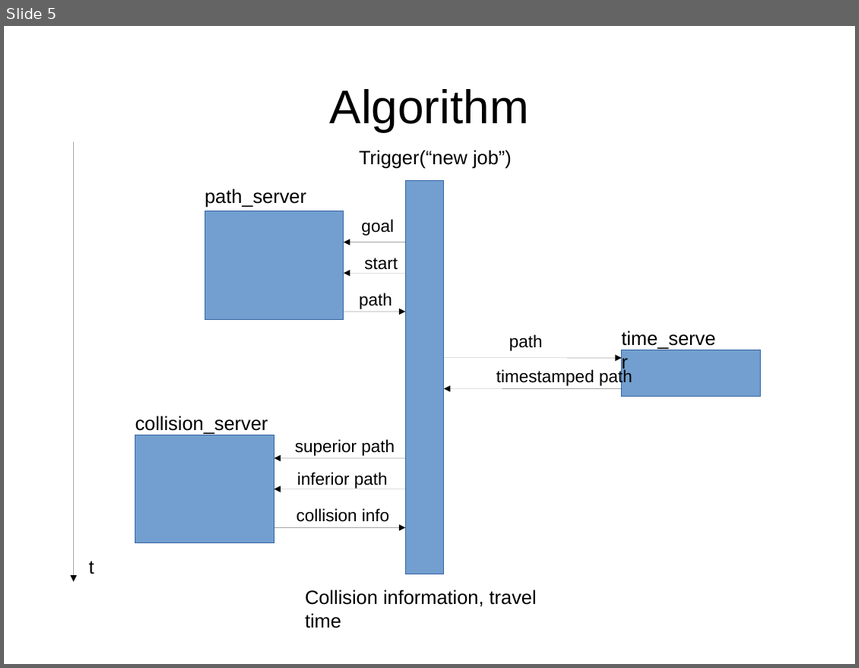
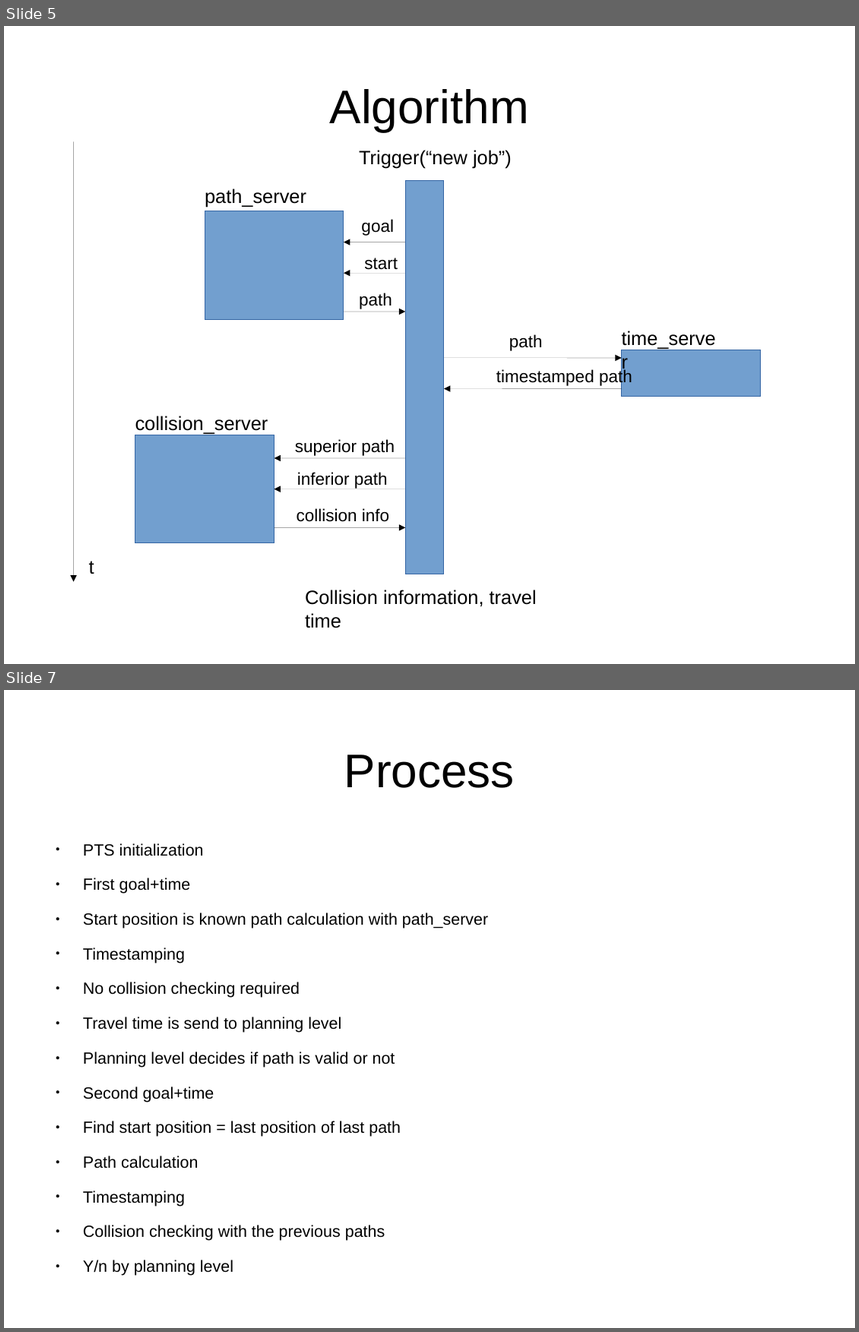
Before and after one commit to VirtualVale/ProjectPath, a slide deck: time_experiments/pathplanning_slides.odp. Shown one above the other, each under a label of ours: slide 5 before the commit, slides 5 and 7 after it; the slides between them are not shown. The pictures are 859x668 and 859x1332 pixels, drawn with LibreOffice and Linux fonts; fonts in the diff are those of the drawing. Boxes give left, top, right and bottom in pixels: in the first picture for what was removed or moved away, otherwise in the second. Text is boxed around its words. In the diff, an @@ line names an element or a change of style, - is before the commit and + after.

```diff
--- a/time_experiments/pathplanning_slides.odp
+++ b/time_experiments/pathplanning_slides.odp
@@ slide 7 added at box(4, 690, 855, 1328), background #FFFFFF @@
@@ title added at box(344, 755, 515, 788), 44 pt, text #000000 @@
+Process
@@ text added at box(83, 844, 488, 1276), 15.2 pt, text #000000 @@
+● PTS initialization
+● First goal+time
+● Start position is known path calculation with path_server
+● Timestamping
+● No collision checking required
+● Travel time is send to planning level
+● Planning level decides if path is valid or not
+● Second goal+time
+● Find start position = last position of last path
+● Path calculation
+● Timestamping
+● Collision checking with the previous paths
+● Y/n by planning level
```
Also in this commit, not shown: 3 other slides added, 6 other files.
